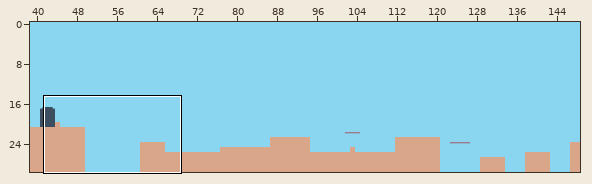
Two versions of a level (Tiled map, core/assets/maps/adventure.tmx). The first picture is a wide view before the edit; the outline marks the close-up.
Close-up. Before:
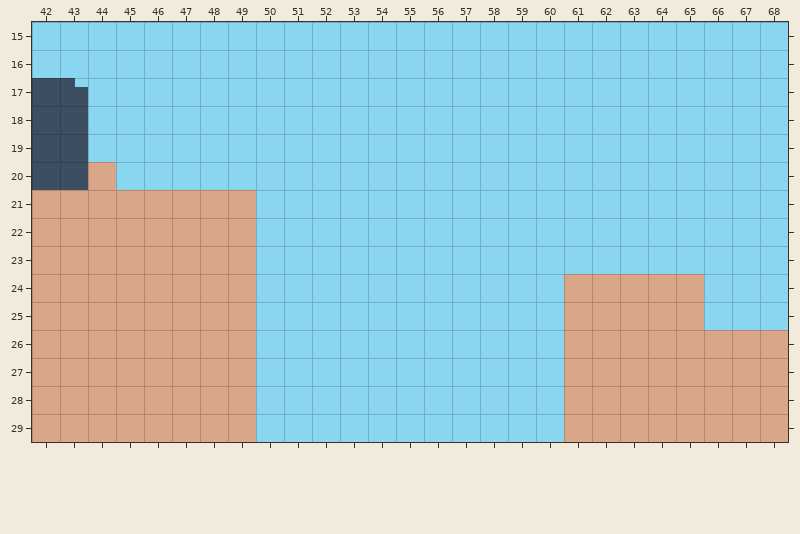
Cells are 32x32 px. Shown: x 42..68, y 15..29. The commit also changed other parts of the map, which this record leaves out.
And afterwards:
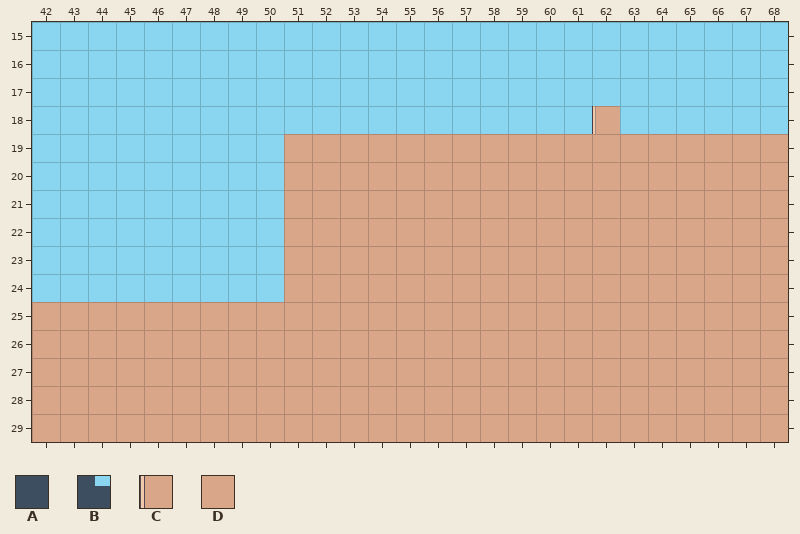
Key: from "background": A 0, B 1; from "town": C 8, D 9.
_ is an empty cell, # one hidden under a higher layer, . an unchanged one.
Objects are placed by their top-left corner, in cells (3,4 is the top-left corner of cell 3,4); size is 1x1 cell unless given.
See-through tiles are keyed as they look on the map.
Diff:
--- layer "BACK"
@@ x 42..49 @@
-17 AB......
-18 AA......
-19 AA......
-20 AA......
-21 ##......
-22 ##.#....
-23 ##.#....
-24 ##.#...#
+17 __......
+18 __......
+19 __......
+20 __......
+21 __......
+22 __._....
+23 __._....
+24 __._..._
--- layer "MIDDLE"
@@ x 42..68 @@
-19 .........__________________
-20 .........__________________
-21 DDDDDDDD.__________________
-22 DDDDDDDD.__________________
-23 DDDDDDDD.__________________
-24 DDDDDDDD.__________.....___
-25 ........___________.....___
-26 ........___________........
-27 ........___________........
-28 ........___________........
-29 ........___________........
+19 .........DDDDDDDDDDDDDDDDDD
+20 .........DDDDDDDDDDDDDDDDDD
+21 ________.DDDDDDDDDDDDDDDDDD
+22 ________.DDDDDDDDDDDDDDDDDD
+23 ________.DDDDDDDDDDDDDDDDDD
+24 ________.DDDDDDDDDD.....DDD
+25 ........DDDDDDDDDDD.....DDD
+26 ........DDDDDDDDDDD........
+27 ........DDDDDDDDDDD........
+28 ........DDDDDDDDDDD........
+29 ........DDDDDDDDDDD........
--- layer "ENTITIES"
+C "combatstarter" at 62,18
-D "combatstarter" at 44,20
